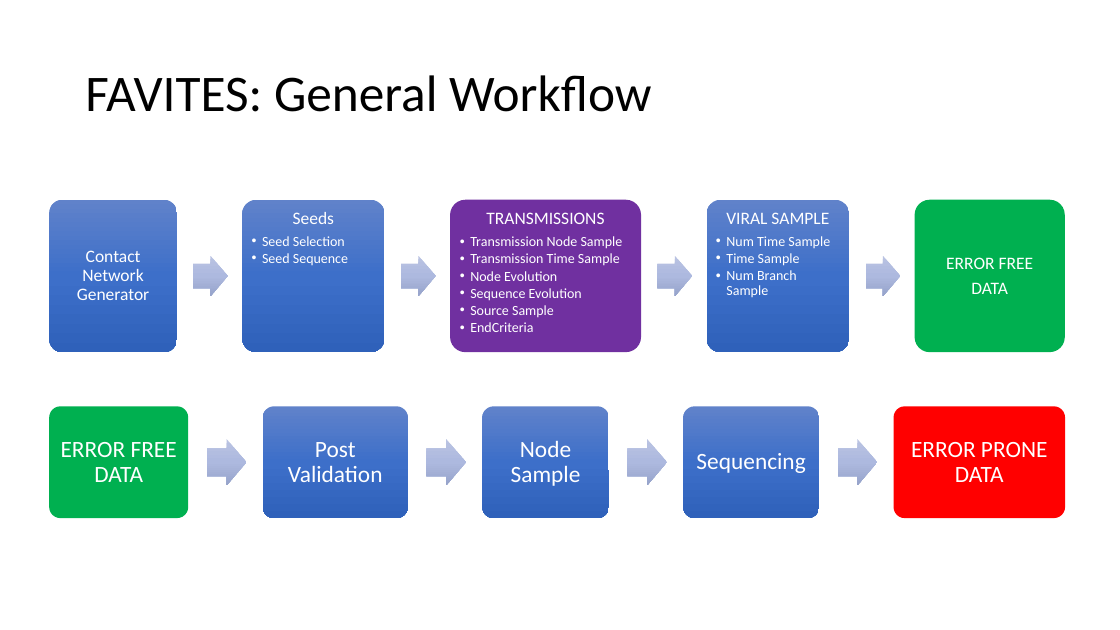
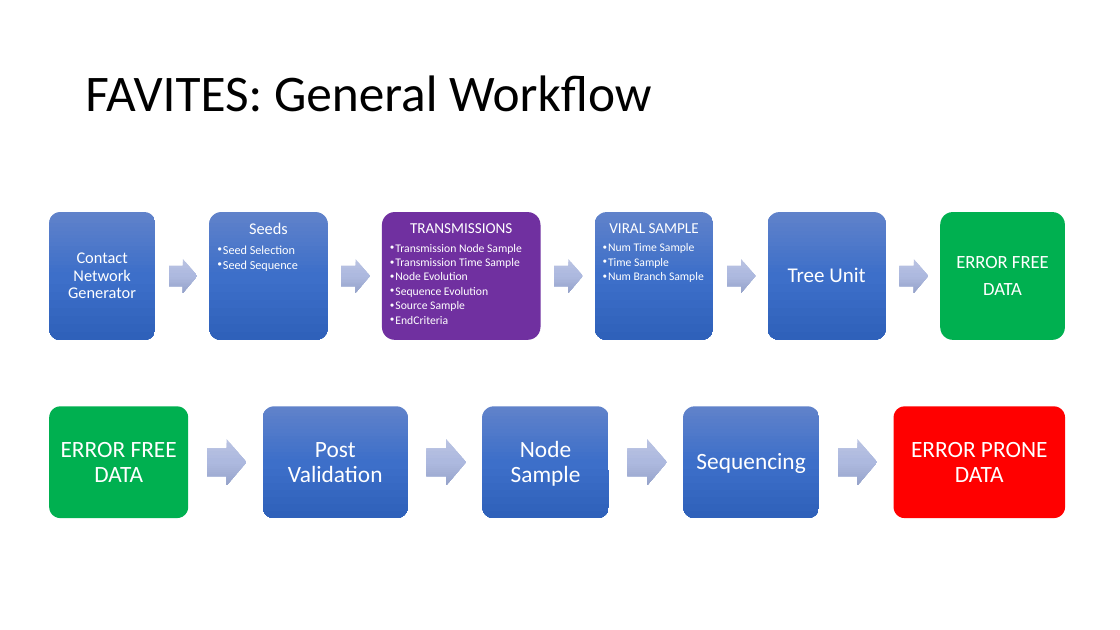
Before and after one commit to niemasd/FAVITES, a slide deck: slide 2 of figures/figures.pptx. Drawn at 1120x630 pixels with LibreOffice and Linux fonts; fonts in the diff are those of the drawing. Boxes give left, top, right and bottom in pixels: in the first picture for what was removed or moved away, otherwise in the second. Text is boxed around its words. In the diff, an @@ line names an element or a change of style, - is before the commit and + after.

Commit message:
Updated workflow figure

```diff
--- a/figures/figures.pptx
+++ b/figures/figures.pptx
@@ rounded rectangle: place and size @@
-rounded rectangle at box(50, 200, 177, 353)
+rounded rectangle at box(50, 212, 155, 339)
@@ text "Contact Network Generator": place and size @@
-text "Contact Network Generator" at box(77, 250, 150, 300)
+text "Contact Network Generator" at box(68, 252, 136, 298)
@@ text "Contact Network Generator" at box(68, 252, 136, 298): size 15 to 14 pt @@
@@ rounded rectangle: place and size @@
-rounded rectangle at box(242, 200, 385, 353)
+rounded rectangle at box(209, 212, 328, 339)
@@ text "Seeds": place and size @@
-text "Seeds" at box(262, 212, 348, 265)
+text "Seeds" at box(218, 222, 298, 271)
@@ text "Seeds" at box(218, 222, 298, 271): size 15 to 14 pt in "Seeds"; size 12 to 10.5 pt in "Seed Selection", "Seed Sequence"; indent changed @@
@@ rounded rectangle: place and size @@
-rounded rectangle at box(450, 200, 641, 353)
+rounded rectangle at box(382, 212, 541, 339)
@@ text "TRANSMISSIONS": place and size @@
-text "TRANSMISSIONS" at box(470, 212, 623, 332)
+text "TRANSMISSIONS" at box(395, 223, 522, 324)
@@ text "TRANSMISSIONS" at box(395, 223, 522, 324): size 15 to 13 pt in "TRANSMISSIONS"; size 12 to 10 pt in "Transmission Node Sample", "Transmission Time Sample", "Node Evolution", "Sequence Evolution" and 2 more places; indent changed @@
@@ rounded rectangle added at box(595, 212, 713, 339), fill gradient #6183CB to #3E70CA to #3062BB @@
@@ text "VIRAL SAMPLE": place and size @@
-text "VIRAL SAMPLE" at box(726, 212, 830, 297)
+text "VIRAL SAMPLE" at box(608, 223, 704, 282)
@@ text "VIRAL SAMPLE" at box(608, 223, 704, 282): size 15 to 13 pt in "VIRAL SAMPLE"; size 12 to 10 pt in "Num Time Sample", "Time Sample", "Num Branch Sample"; indent changed @@
@@ rounded rectangle: place and size @@
-rounded rectangle at box(707, 200, 849, 353)
+rounded rectangle at box(768, 212, 886, 339)
@@ rounded rectangle: place and size @@
-rounded rectangle at box(915, 200, 1065, 353)
+rounded rectangle at box(940, 212, 1065, 339)
@@ text "ERROR FREE": place and size @@
-text "ERROR FREE" at box(946, 257, 1034, 294)
+text "ERROR FREE" at box(956, 256, 1049, 295)
@@ text "ERROR FREE" at box(956, 256, 1049, 295): size 15 to 16 pt @@
@@ right arrow: place and size @@
-right arrow at box(193, 255, 228, 296)
+right arrow at box(169, 260, 197, 293)
@@ right arrow: place and size @@
-right arrow at box(401, 255, 435, 296)
+right arrow at box(341, 260, 370, 293)
@@ right arrow added at box(555, 260, 583, 293), fill gradient #BBC5E3 to #AEBBE0 to #98A4CB @@
@@ right arrow: place and size @@
-right arrow at box(658, 255, 692, 296)
+right arrow at box(727, 260, 755, 293)
@@ text added at box(788, 267, 865, 282), 18 pt, text #FFFFFF @@
+Tree Unit
@@ right arrow: place and size @@
-right arrow at box(865, 255, 900, 296)
+right arrow at box(900, 260, 928, 293)
```
